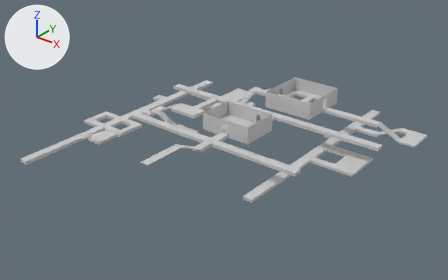
Renders of the FBX model exit mask/Assets/Models/Level Parts/hive.FBX from each side of a commit.
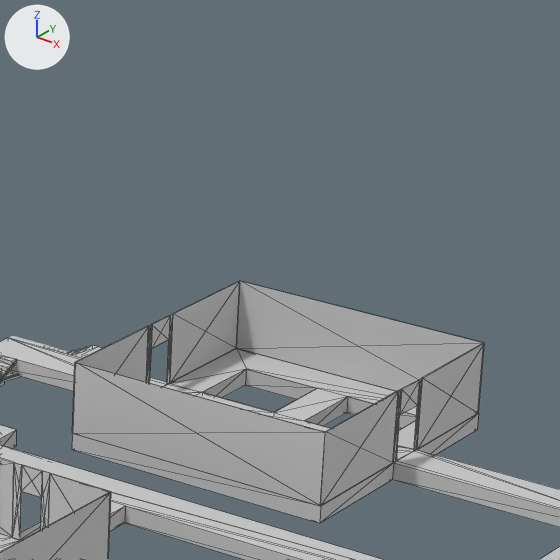
Old and new are each drawn whole from a camera (50 mm lens) standing at (98.9, -93.1, 70.9) and looking at (-4.6, 36.3, -9.3) and again close up on the part from 56% to 78% of the width and 10% to 45% of the height. Arrows for +X, +Y and +Z are at upper left; the lights stay in place. The close-ups show mesh edges as thin lines. Where no turn or scale is listed for an object, it has been applied to the vertices. Vertices at the same position are counted once.

The first close-up shows 'Line002'.
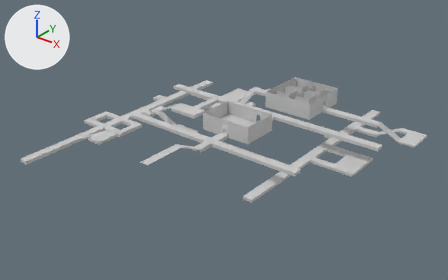
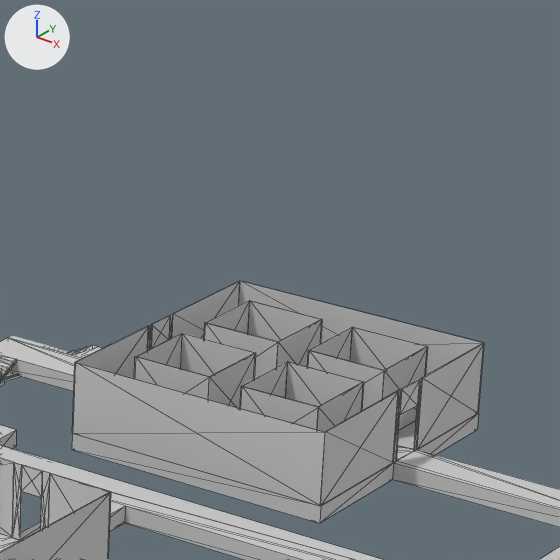
What differs and where, as boxes [x1, y1, x2, y2] in the close-ups (560 x 560 px):
part 1 of me_mesh_001, built on: before [202, 369, 416, 430]; after [134, 300, 428, 432]

What the commit changed:
me_mesh_001 is used by ob_line002; location (-4.18, 37.72, -3.69).
me_mesh_001 had 244 vertices, 512 faces and spanned x -32.3..42.3, y -19.2..34.2, z -1.0..4.2.
me_mesh_001 now has 276 vertices, 576 faces and spans x -32.3..42.3, y -19.2..34.2, z -1.0..4.2.
Part 1, on me_mesh_001:
32 faces are deleted.
32 new vertices lie (0.0, 0.0, 4.2) away from vertices in x 3.0..14.7, y 20.4..31.8, z 0.0.
96 new faces join them.
